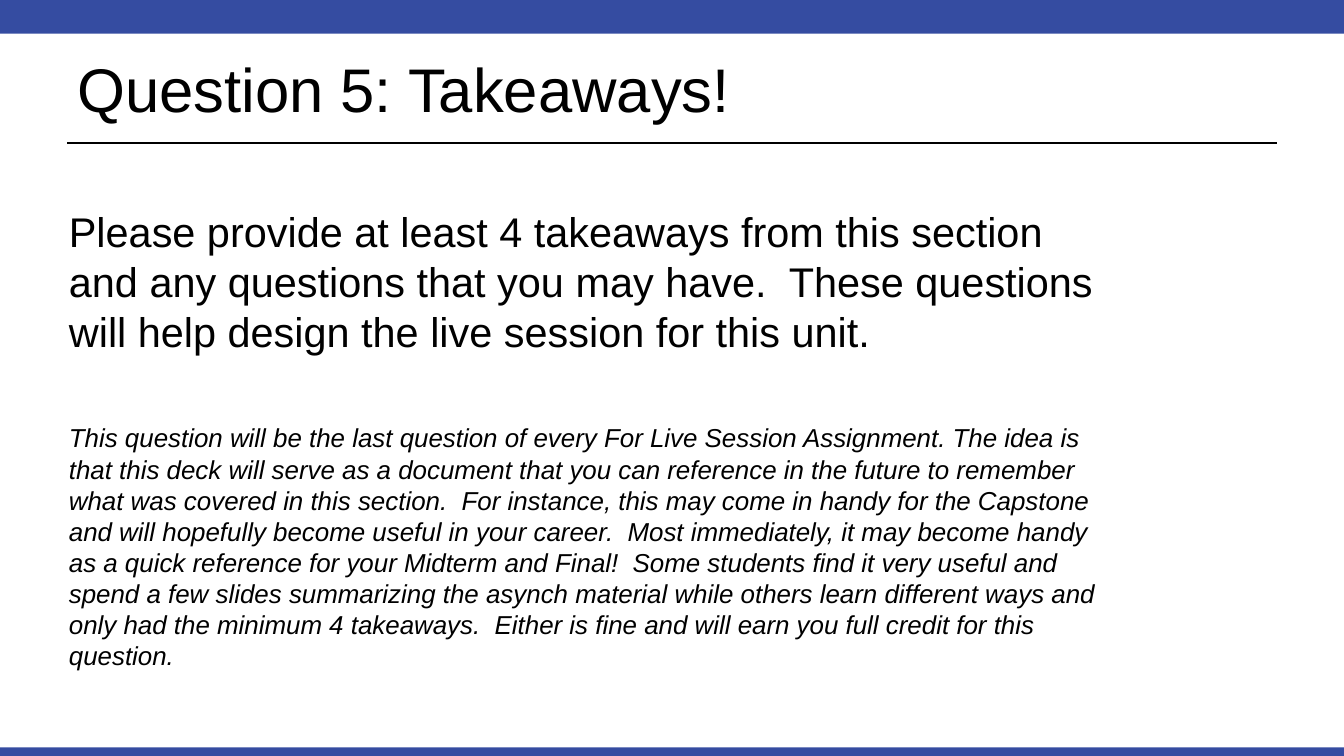
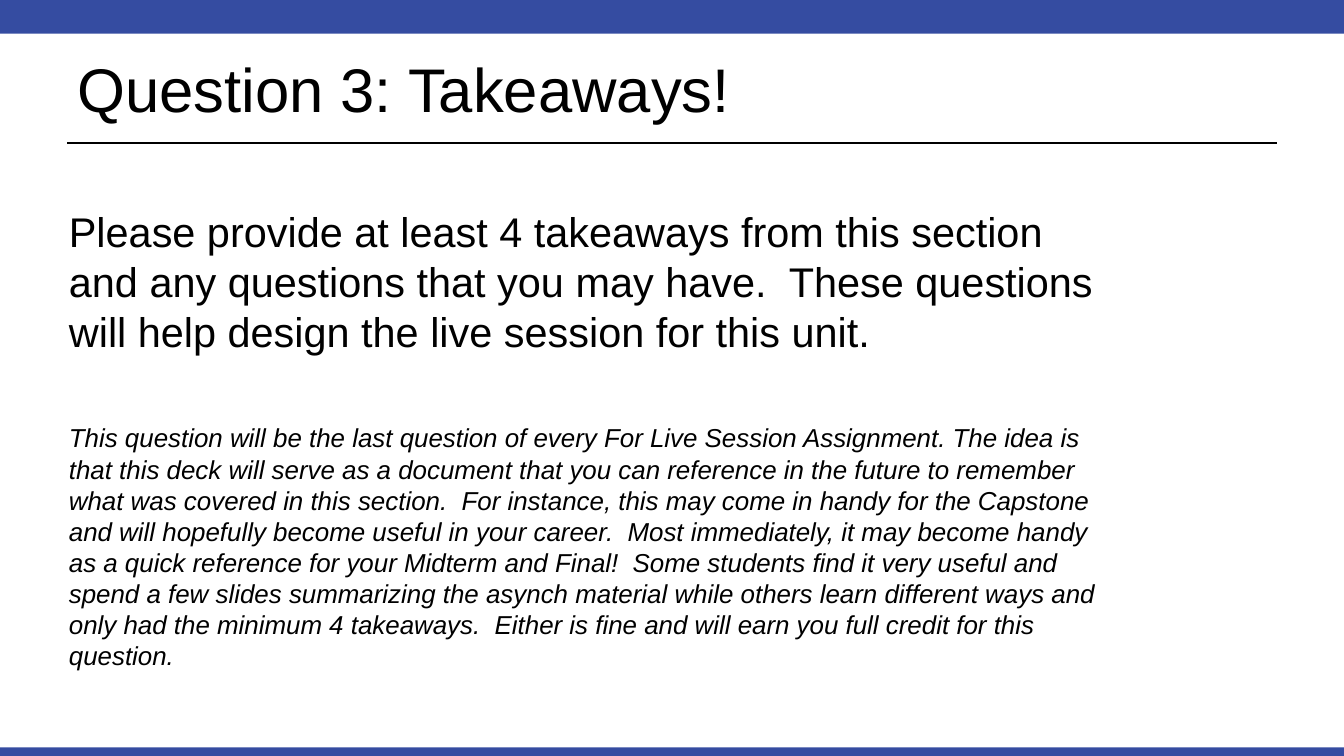
Before and after one commit to BivinSadler/MSDS_6371_Stat_Foundations, a slide deck: slide 9 of Unit 5/FLS/6371 FLS Unit 5.pptx (slide 12 before the commit). Drawn at 1344x756 pixels with LibreOffice and Linux fonts; fonts in the diff are those of the drawing. Boxes give left, top, right and bottom in pixels: in the first picture for what was removed or moved away, otherwise in the second. Text is boxed around its words. In the diff, an @@ line names an element or a change of style, - is before the commit and + after.

```diff
--- a/Unit 5/FLS/6371 FLS Unit 5.pptx
+++ b/Unit 5/FLS/6371 FLS Unit 5.pptx
@@ title at (x1=77, y1=67, x2=730, y2=124): text changed @@
-Question 5: Takeaways!
+Question 3: Takeaways!
```
Also in this commit, not shown: 4 other slides changed, 1 slide added, 5 slides removed.
